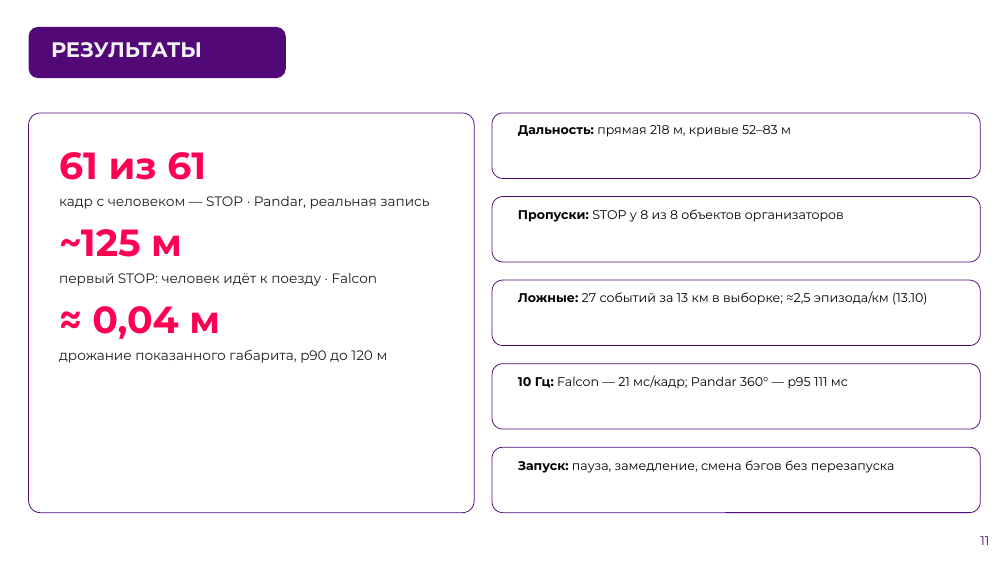
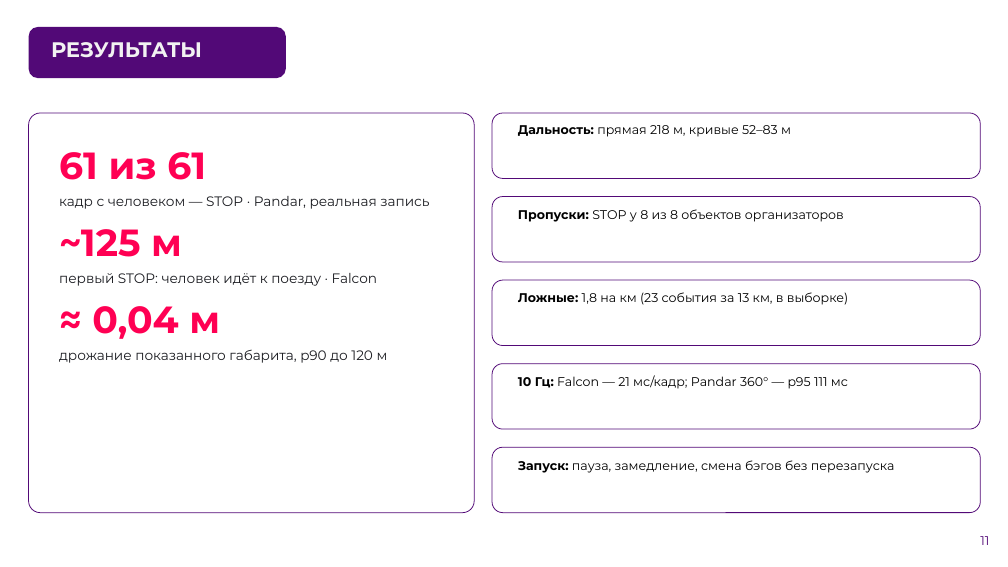
Before and after one commit to pmixay/ReSense, a slide deck: slide 11 of docs/presentation/ReSense_LCT2026.pptx. Drawn at 1008x567 pixels with LibreOffice and Linux fonts; fonts in the diff are those of the drawing; background and template pictures are left out. Boxes give left, top, right and bottom in pixels: in the first picture for what was removed or moved away, otherwise in the second. Text is boxed around its words. In the diff, an @@ line names an element or a change of style, - is before the commit and + after.

```diff
--- a/docs/presentation/ReSense_LCT2026.pptx
+++ b/docs/presentation/ReSense_LCT2026.pptx
@@ text at <box>518,292,848,305</box>: text changed @@
-Ложные: 27 событий за 13 км в выборке; ≈2,5 эпизода/км (13.10)
+Ложные: 1,8 на км (23 события за 13 км, в выборке)
```
Also in this commit, not shown: 9 other slides changed, 8 other files.
